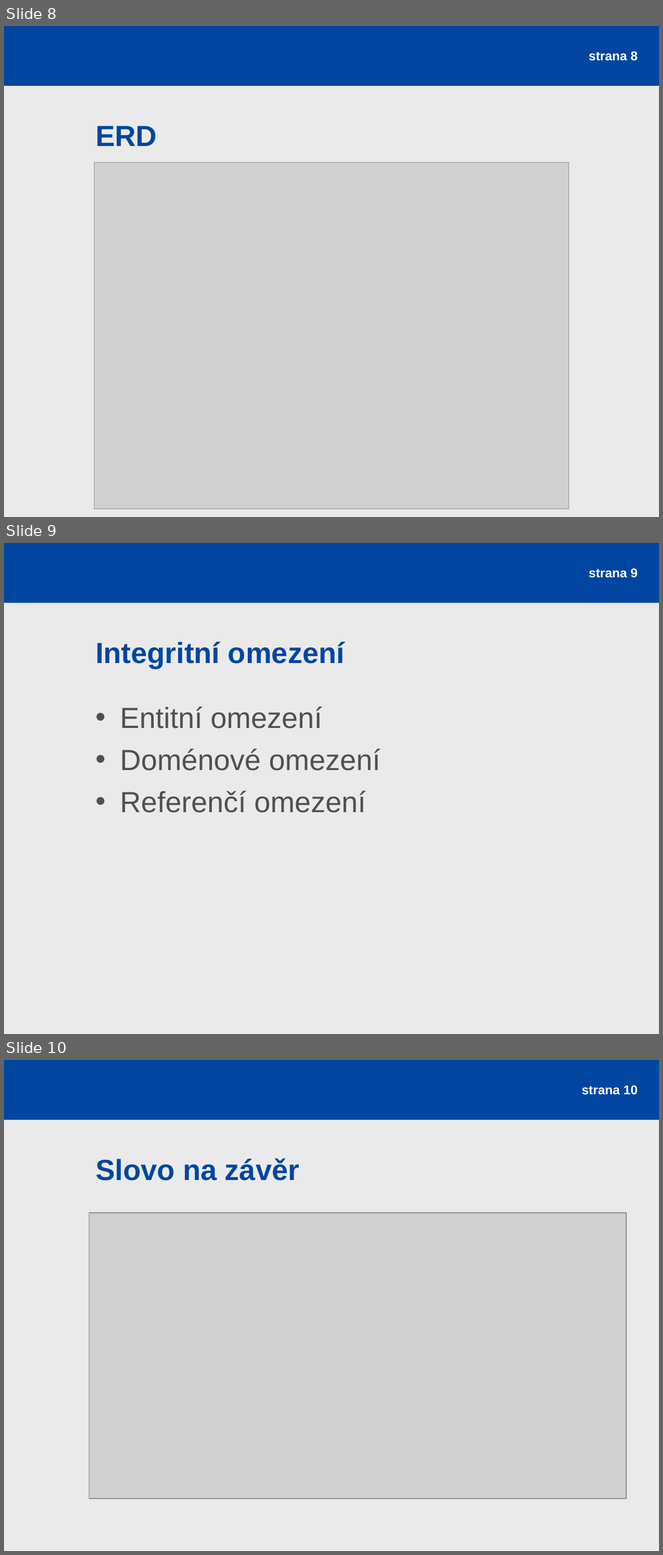
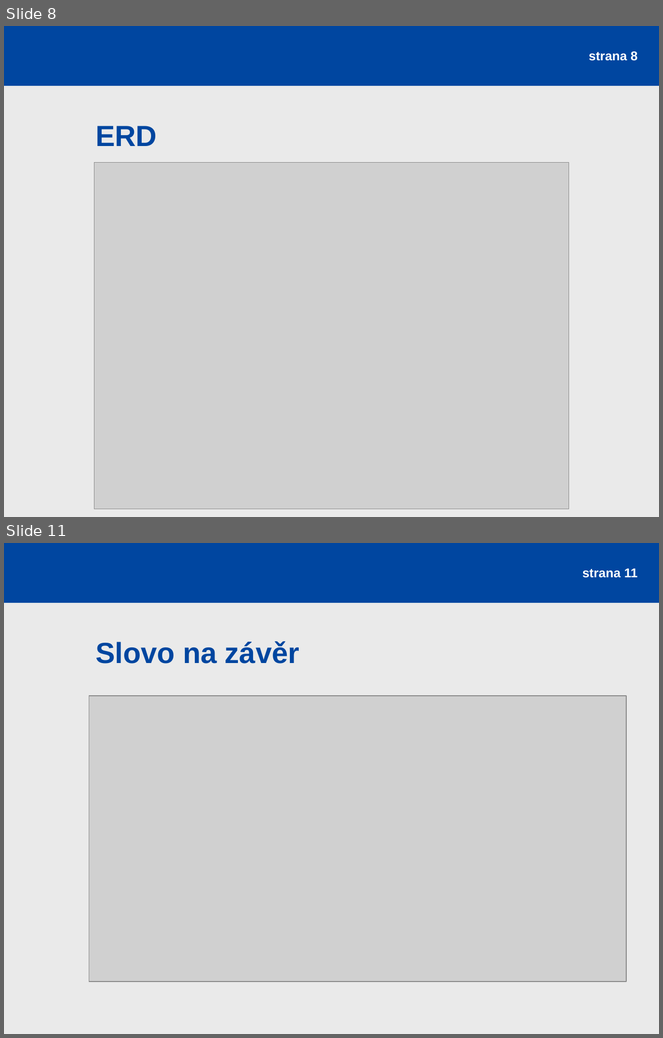
Before and after one commit to rajzik/databaze, a slide deck: prezentace.ppt. Shown one above the other, each under a label of ours: slides 8, 9 and 10 before the commit, slides 8 and 11 after it; the slides between them are not shown. The pictures are 663x1555 and 663x1038 pixels, drawn with LibreOffice and Linux fonts; fonts in the diff are those of the drawing; grey boxes stand for pictures. Boxes give left, top, right and bottom in pixels: in the first picture for what was removed or moved away, otherwise in the second. Text is boxed around its words. In the diff, an @@ line names an element or a change of style, - is before the commit and + after.

Commit message:
Updated ppt

```diff
--- a/prezentace.ppt
+++ b/prezentace.ppt
@@ slide 9 removed at (4, 543, 659, 1034), background #EAEAEA; not listed: 1 template element that a slide beside it also shows @@
@@ page number removed at (589, 568, 638, 578) @@
-strana 9
@@ title removed at (96, 642, 345, 668) @@
-Integritní omezení
@@ text removed at (120, 707, 381, 813) @@
-• Entitní omezení
-• Doménové omezení
-• Referenčí omezení
@@ what was slide 10 is now slide 11 @@
@@ page number at (583, 568, 638, 578): text changed @@
-strana 10
+strana 11
```
Also in this commit, not shown: 2 slides added.
